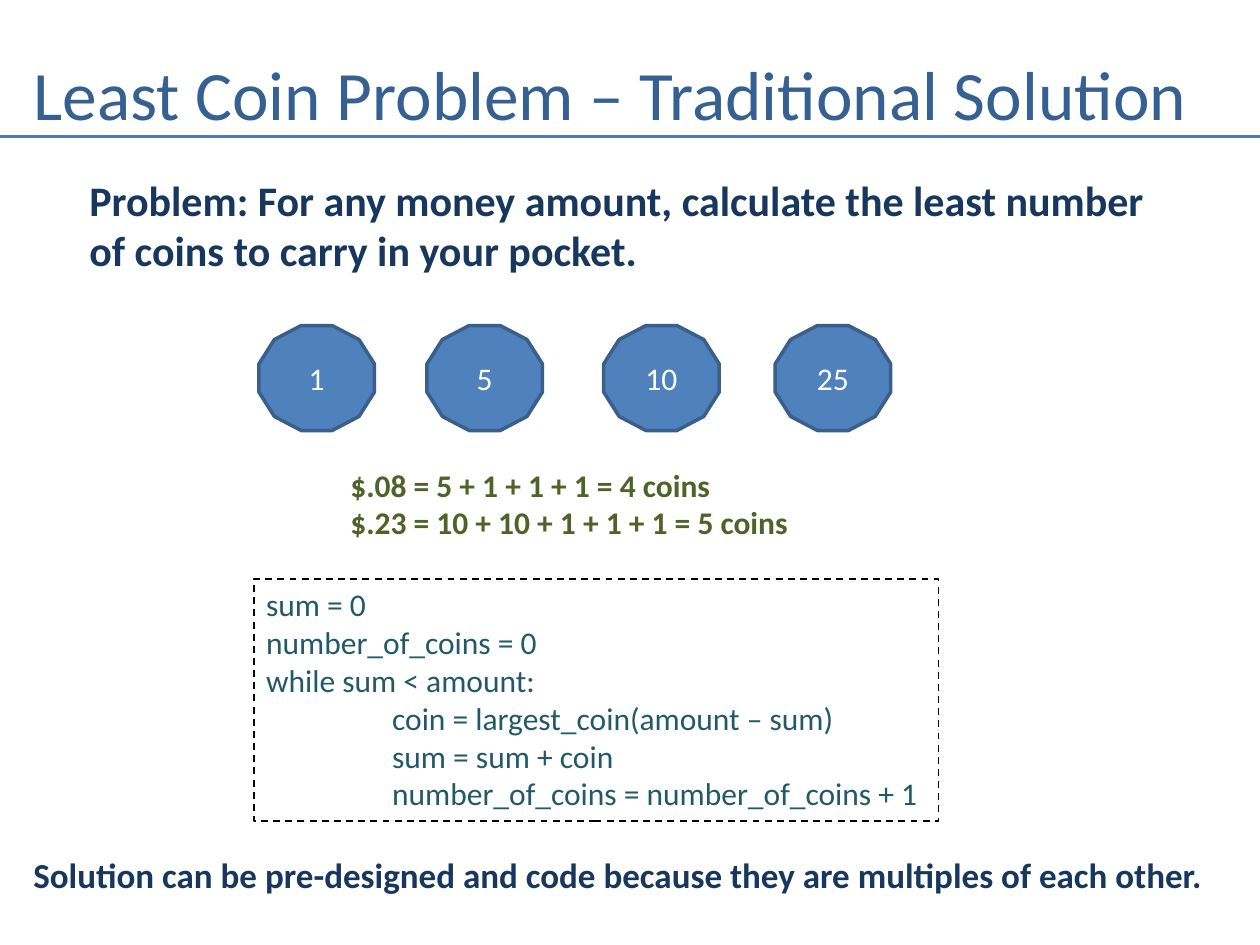
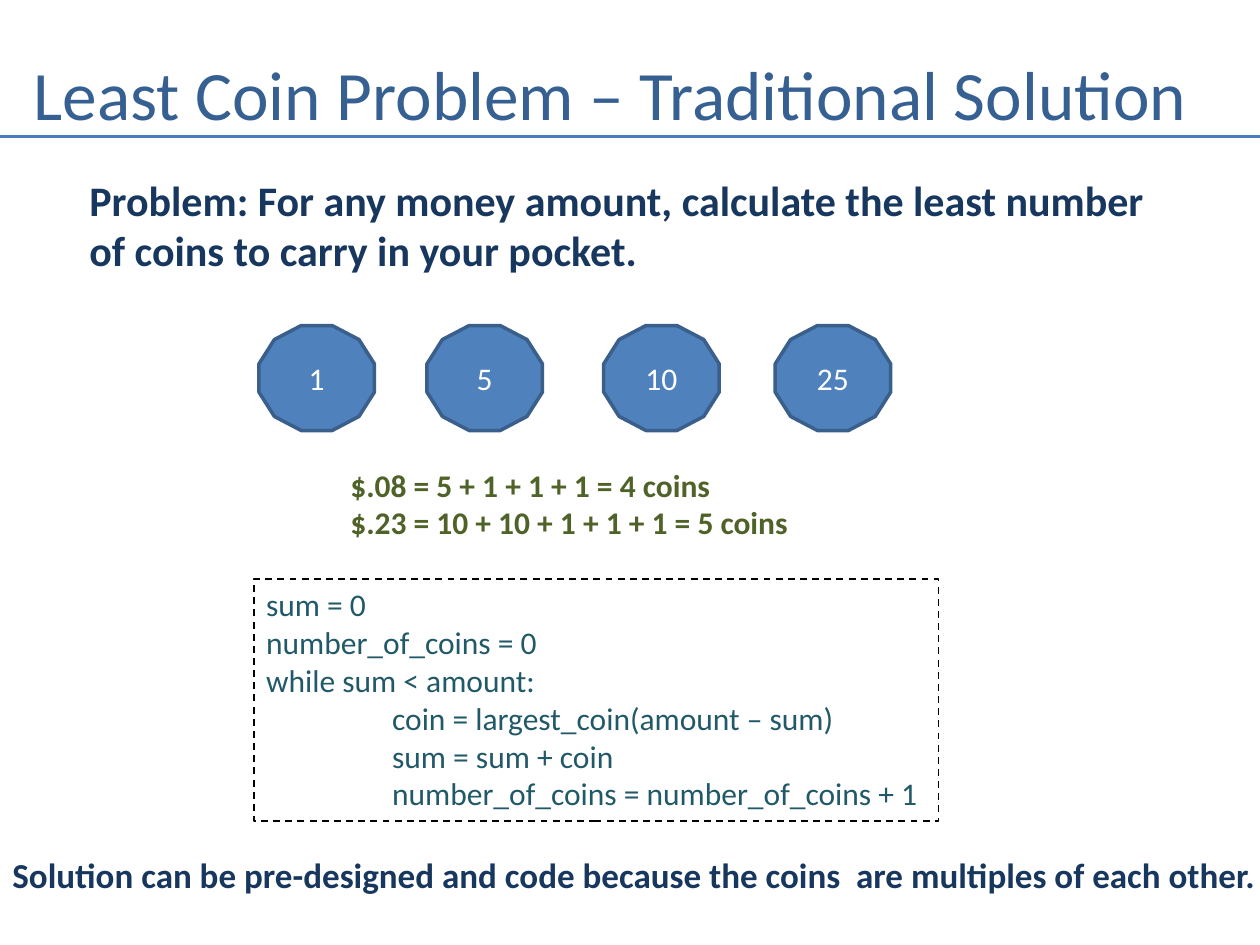
Before and after one commit to andrewferlitsch/Portland-Data-Science-Group, a slide deck: slide 5 of Presentations/AI Dynamic Programming.pptx. Drawn at 1260x945 pixels with LibreOffice and Linux fonts; fonts in the diff are those of the drawing. Boxes give left, top, right and bottom in pixels: in the first picture for what was removed or moved away, otherwise in the second. Text is boxed around its words. In the diff, an @@ line names an element or a change of style, - is before the commit and + after.

Commit message:
kaggle training outline

```diff
--- a/Presentations/AI Dynamic Programming.pptx
+++ b/Presentations/AI Dynamic Programming.pptx
@@ text at box(12, 863, 1255, 894): text changed @@
-Solution can be pre-designed and code because they are multiples of each other.
+Solution can be pre-designed and code because the coins are multiples of each other.
```
